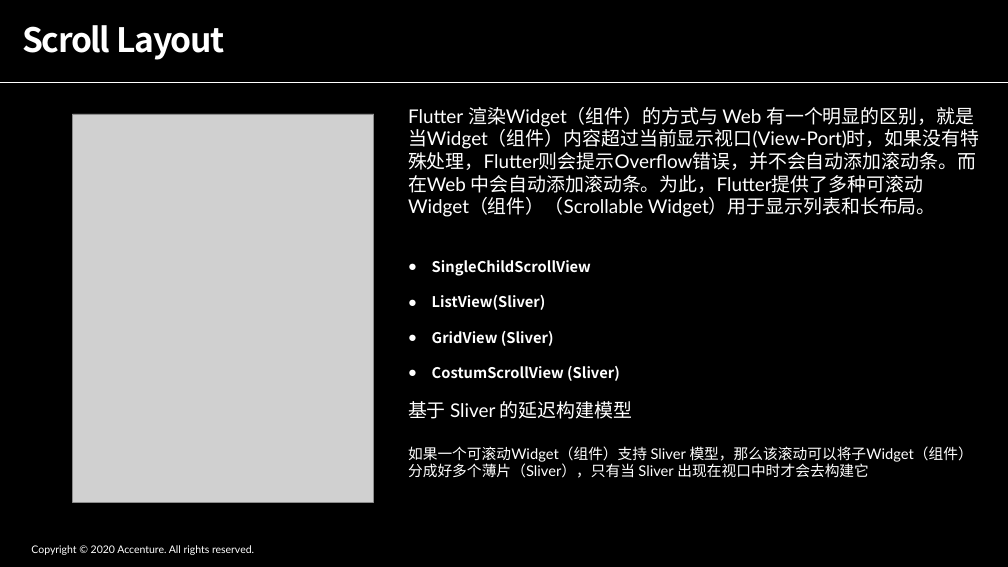
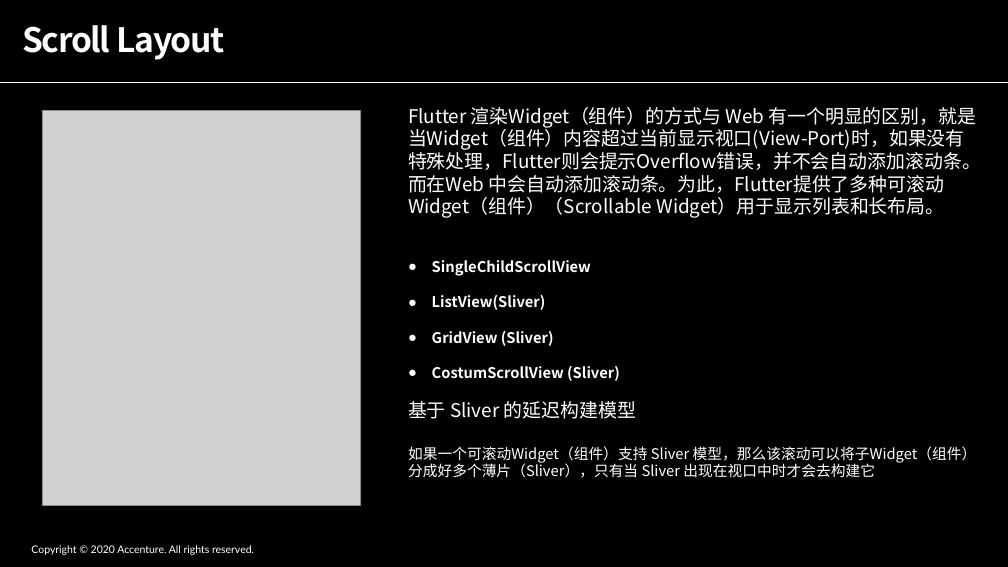
Before and after one commit to ShadowTricker/flutter_common, a slide deck: slide 9 of flutter_common.pptx. Drawn at 1008x567 pixels with LibreOffice and Linux fonts; fonts in the diff are those of the drawing; grey boxes stand for pictures. Boxes give left, top, right and bottom in pixels: in the first picture for what was removed or moved away, otherwise in the second. Text is boxed around its words. In the diff, an @@ line names an element or a change of style, - is before the commit and + after.

```diff
--- a/flutter_common.pptx
+++ b/flutter_common.pptx
@@ picture: place and size @@
-picture at box(73, 114, 374, 503)
+picture at box(43, 110, 361, 505)
@@ text at box(408, 107, 981, 478): font Lato to Noto Sans CJK SC in "Flutter 渲染Widget（组件）的方式与 Web 有一个明显的区别，就是当Widget（组件）内容超过当前显示视 ...", "基于 Sliver 的延迟构建模型", "如果一个可滚动Widget（组件）支持 Sliver 模型，那么该滚动可以将子Widget（组件）分成好多个薄片（Sli ..." @@
```
Also in this commit, not shown: 8 other slides changed, 7 other files.
